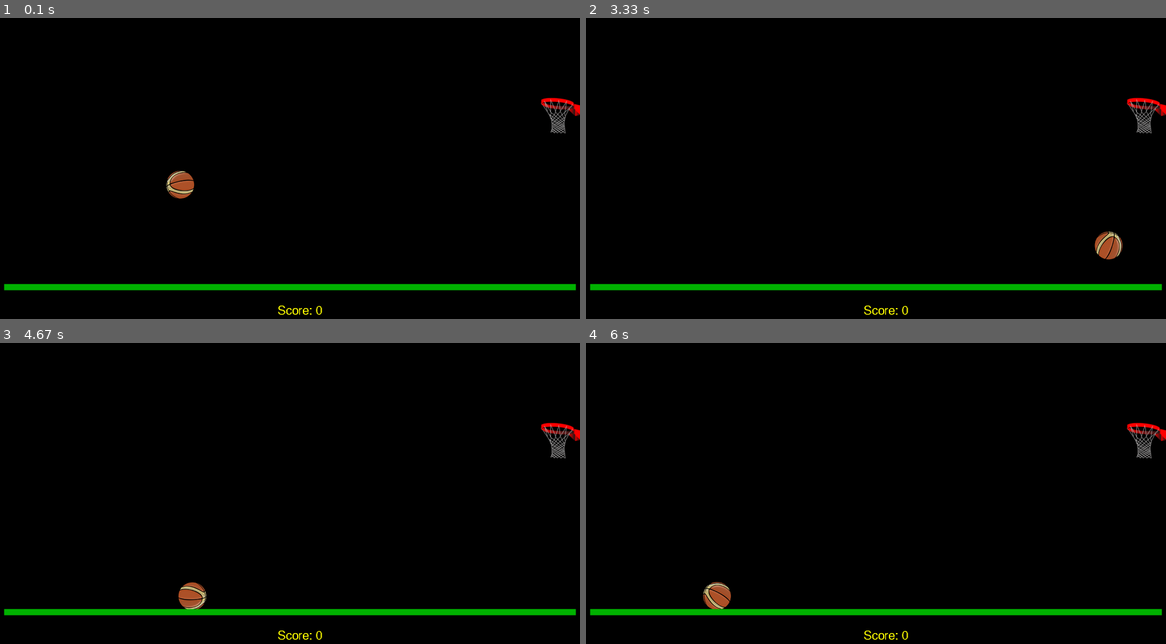
Above: before the commit, frames 1-4 (two rows, left to right).
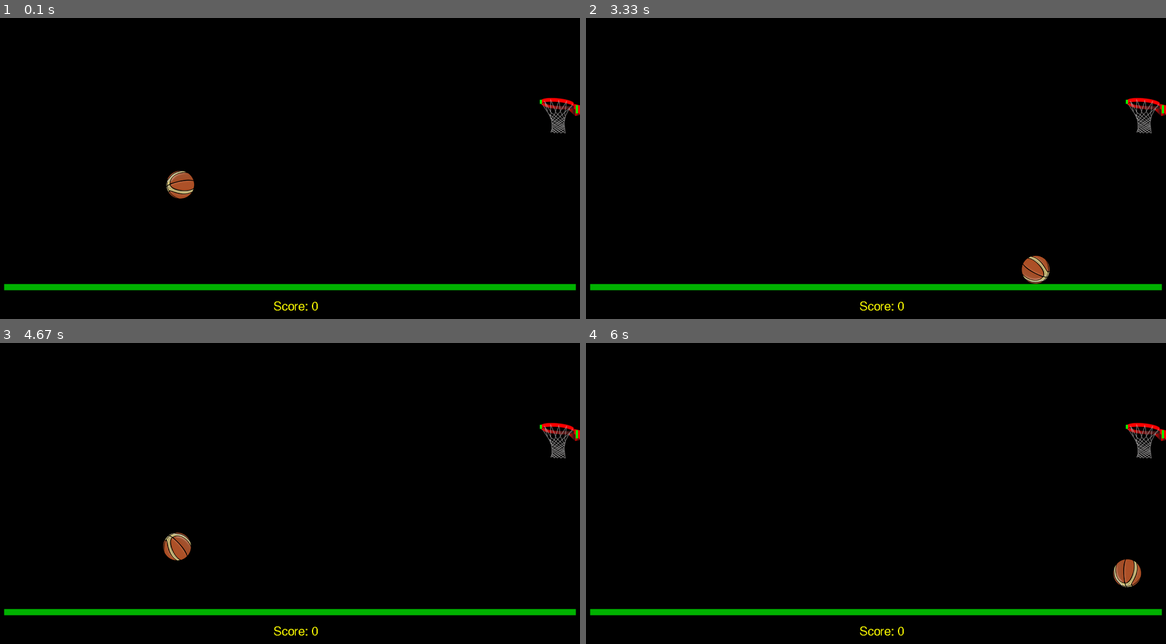
Above: after the commit, the same moments.

Repository: IGNITE-Pathways/Hoops
Game: pygame game, started from Pygame Hoops.py
The game is run twice, just before and just after one commit, with the same random seed, the same clock (stepped at 60 frames per second) and the same inputs.
Inputs (mouse positions are in pixels of both pictures, inside the frame that each line leads up to):
- Up to frame 1 (0.1 s): no input
- Up to frame 2 (3.33 s): click (1061, 150) at 0.38 s; press the mouse at (1061, 150) at 3.27 s
- Up to frame 3 (4.67 s): move the mouse to (313, 541) at 3.37 s; release the mouse at (150, 607) at 3.5 s
- Up to frame 4 (6 s): no input

The runs differ from the first frame. In frame 1, 0.2% of the frame differs, in the area x 47-100%, y 26-99%; in frame 2, 0.9%; in frame 3, 0.9%; in frame 4, 0.9%.

Commit message:
added back rim check

Diff:
--- a/Pygame Hoops.py
+++ b/Pygame Hoops.py
@@ -82,7 +82,7 @@
             else:
                 vfy = -math.sqrt((vy*vy)+(2*g*height_gained))*lowdamp
             break
-        elif (y + ball_size/2 >= screenHeight - floor_height + 5):
+        elif (y + ball_size/2 >= screenHeight - floor_height):
             #Hitting Floor
             vfx = vx*lowdamp
             vfy = -math.sqrt((vy*vy)+(2*g*height_gained))*highdamp
@@ -137,9 +137,10 @@
     # Floor
     pygame.draw.rect(screen,(0,180,0),Rect(10,screenHeight - floor_height,screenWidth-20,15))
     # Rim Front Edge
-    show_text("Score: "+str(score),screenWidth/2-30,screenHeight-50,yellow,30)
-    # Score
-    #pygame.draw.rect(screen,(green),Rect(hx-2,hy+5,10,20))
+    show_text("Score: "+str(score),screenWidth/2-40,screenHeight-60,yellow,30)
+    # Rim front edge
+    pygame.draw.rect(screen,(green),Rect(hx-2,hy+5,5,10))
+    pygame.draw.rect(screen,(green),Rect(screenWidth-10,hy+18,5,20))
 
 # Render path
 def process_path(path, velocity, collision_point, vx, vy):
@@ -157,7 +158,8 @@
         pygame.display.update()
         rim = pygame.Rect(hx,hy+10,95,50)
         rim_front_edge= pygame.Rect(hx-2,hy+5,5,10)
-        ball_rect=pygame.Rect(p[0] - round(ball_size/2) + 5, p[1] - round(ball_size/2) + 5, ball_size - 10, ball_size - 10)
+        rim_back_edge= pygame.Rect(screenWidth-10,hy+18,5,20)
+        ball_rect=pygame.Rect(p[0] - round(ball_size/2) + 10, p[1] - round(ball_size/2) + 10, ball_size - 20, ball_size - 20)
         if p == collision_point:
             #bounce the ball off the walls
             skip_next_rim_check=False
@@ -165,7 +167,13 @@
             bounce_ball(collision_point, vx, vy)
         elif rim_front_edge.colliderect(ball_rect) and not skip_next_rim_check:
             #bounce off the rim edge
-            print("Rim Edge", "\t", (p[0], p[1]), "\t", -v[0]*1.1, "\t", v[1]*1.1)
+            print("Rim Front Edge", "\t", (p[0], p[1]), "\t", -v[0]*1.1, "\t", v[1]*1.1)
+            skip_next_rim_check=True
+            bounce_ball((p[0], p[1]), -v[0]*1.1, v[1]*1.1)
+            break
+        elif rim_back_edge.colliderect(ball_rect) and not skip_next_rim_check:
+            #bounce off the rim edge
+            print("Rim Back Edge", "\t", (p[0], p[1]), "\t", -v[0]*1.1, "\t", v[1]*1.1)
             skip_next_rim_check=True
             bounce_ball((p[0], p[1]), -v[0]*1.1, v[1]*1.1)
             break
